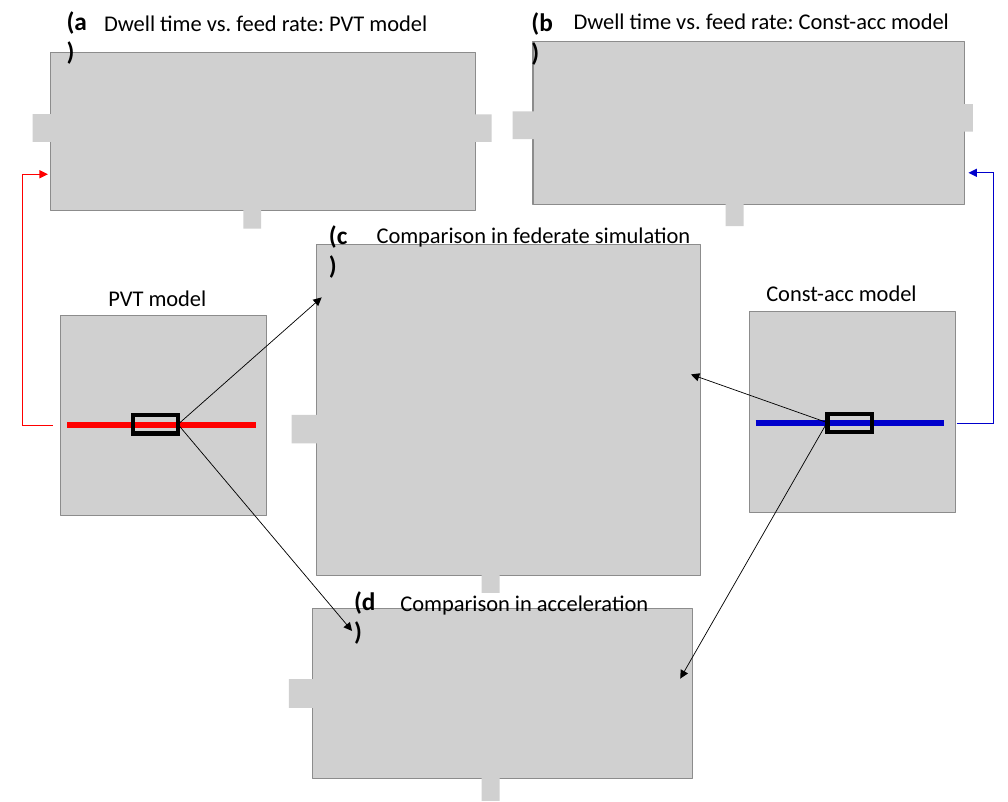
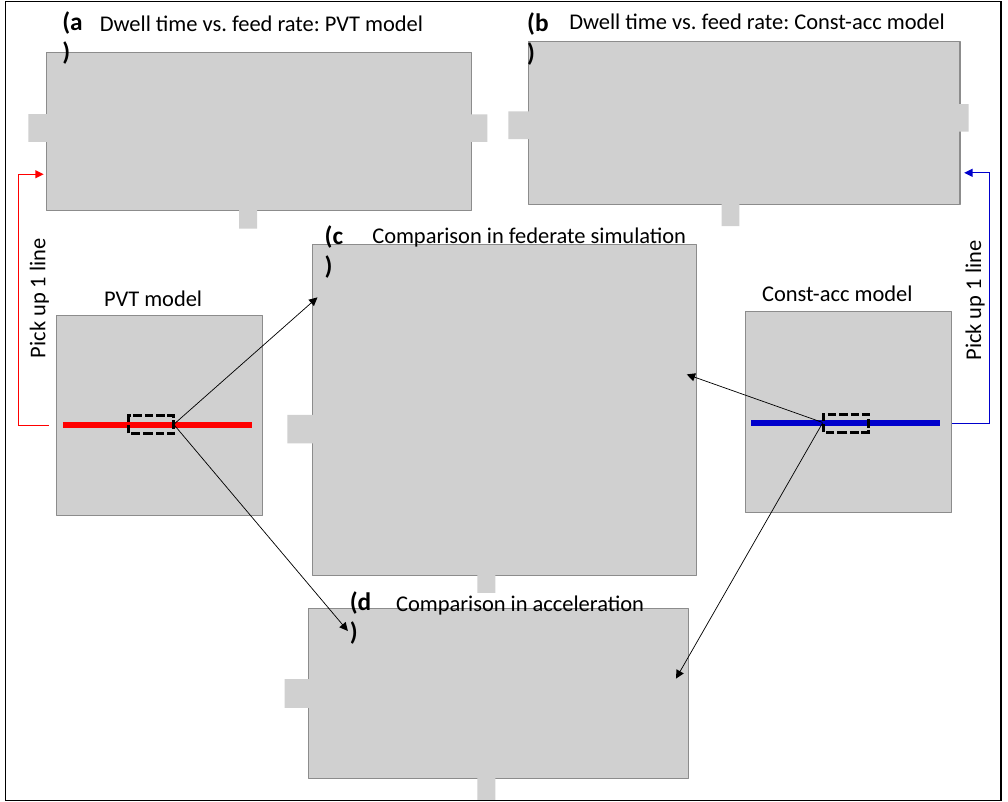
Before and after one commit to TWANG006/pvt-scheduler, a slide deck: slide 1 of paper/fig-ppt/simulation_1d.pptx. Drawn at 1008x802 pixels with LibreOffice and Linux fonts; fonts in the diff are those of the drawing; grey boxes stand for pictures. Boxes give left, top, right and bottom in pixels: in the first picture for what was removed or moved away, otherwise in the second. Text is boxed around its words. In the diff, an @@ line names an element or a change of style, - is before the commit and + after.

Commit message:
update fig_simulation_1d

```diff
--- a/paper/fig-ppt/simulation_1d.pptx
+++ b/paper/fig-ppt/simulation_1d.pptx
@@ rectangle added at [5,2,1000,801], outline #000000 1 pt @@
@@ 16 pictures, 10 texts, 4 arrows, 2 elbow arrows, 2 lines, 2 rectangles: place and size @@
-16 pictures, 10 texts, 4 arrows, 2 elbow arrows, 2 lines, 2 rectangles at [22,11,994,801]
+16 pictures, 10 texts, 4 arrows, 2 elbow arrows, 2 lines, 2 rectangles at [18,11,989,801]
@@ text added at [24,241,51,357], 16 pt, text #000000 @@
+Pick up 1 line
@@ text added at [960,244,987,359], 16 pt, text #000000 @@
+Pick up 1 line
@@ rectangle at [129,415,173,433]: outline #000000 3 pt to #000000 2 pt dashed @@
@@ rectangle at [823,414,867,432]: outline #000000 3 pt to #000000 2 pt dashed @@
```
Also in this commit, not shown: 1 other slide changed, 1 slide removed, 1 other file.
